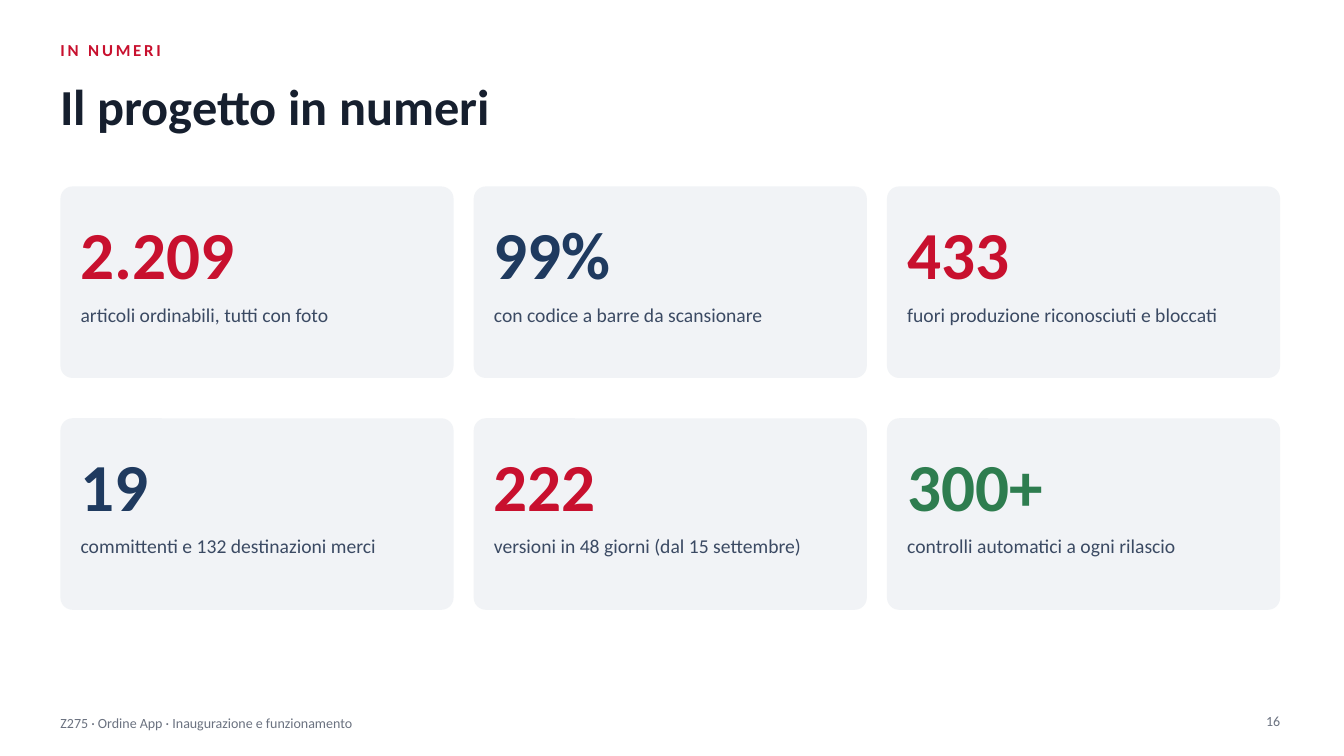
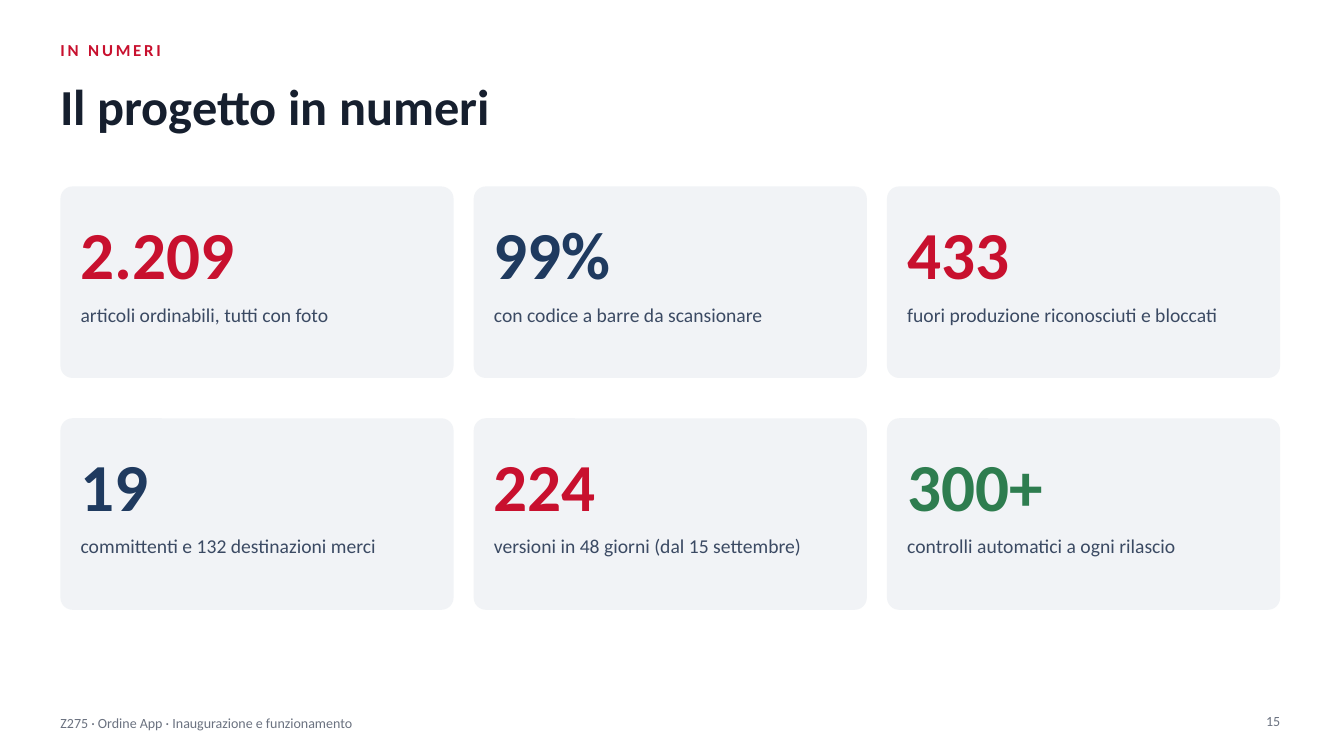
Before and after one commit to PPparre/Z275_App_Ordine, a slide deck: slide 15 of Z275_Presentazione.pptx (slide 16 before the commit). Drawn at 1344x756 pixels with LibreOffice and Linux fonts; fonts in the diff are those of the drawing. Boxes give left, top, right and bottom in pixels: in the first picture for what was removed or moved away, otherwise in the second. Text is boxed around its words. In the diff, an @@ line names an element or a change of style, - is before the commit and + after.

```diff
--- a/Z275_Presentazione.pptx
+++ b/Z275_Presentazione.pptx
@@ text at [494, 467, 596, 511]: text changed @@
-222
+224
@@ page number at [1266, 717, 1280, 726]: text changed @@
-16
+15
```
Also in this commit, not shown: 8 other slides changed, 1 slide removed, 4 other files.
